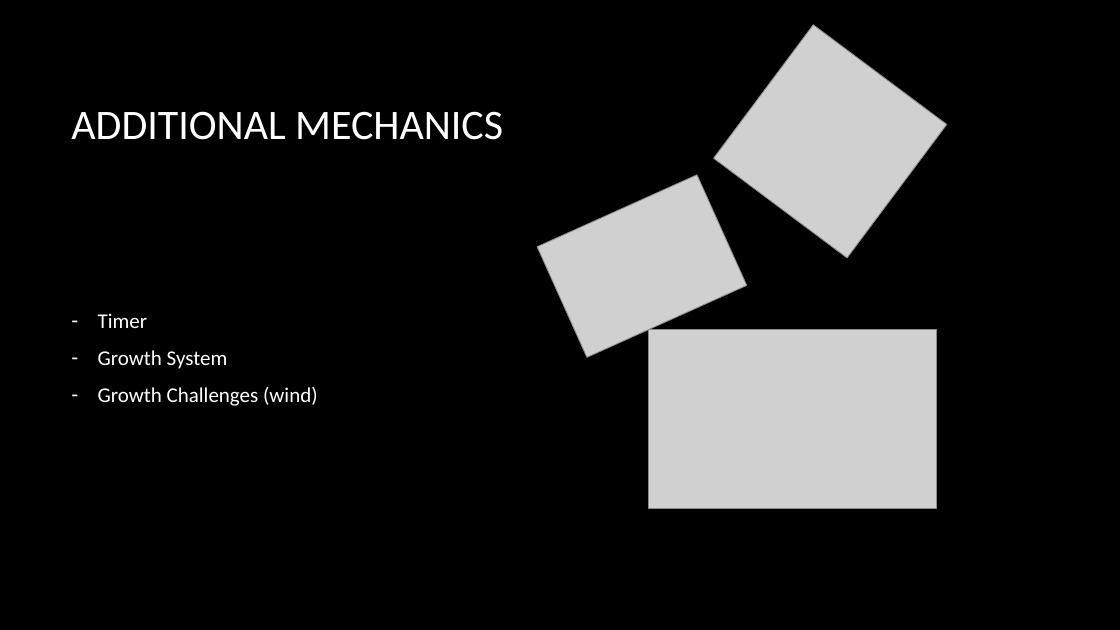
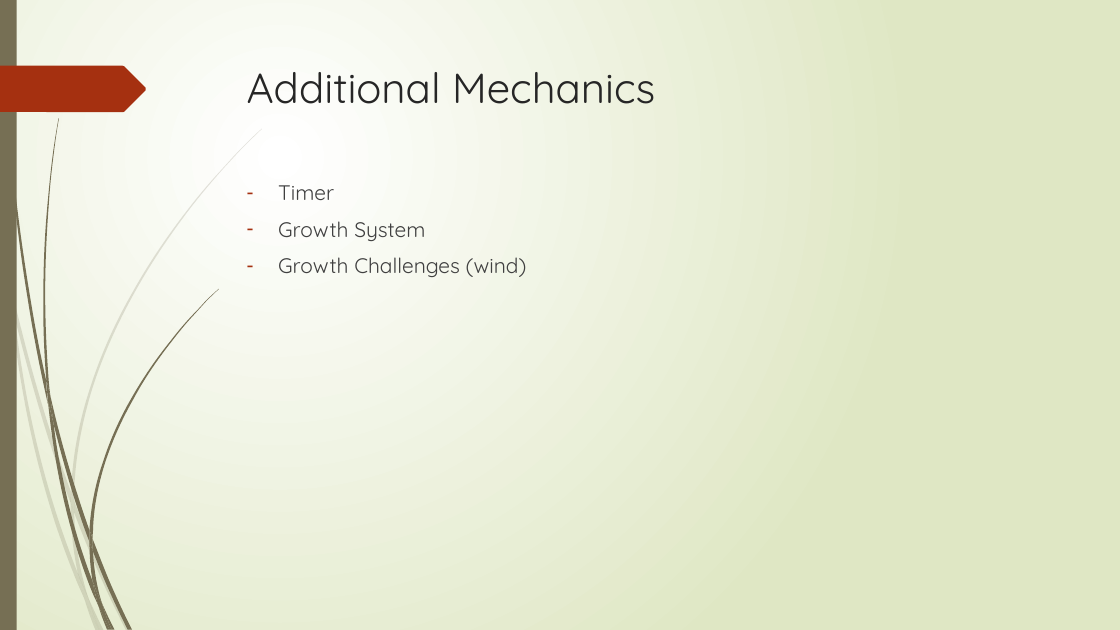
Before and after one commit to pompom2600/AGA312_Sep21, a slide deck: slide 4 of Olivia PT 2.pptx. Drawn at 1120x630 pixels with LibreOffice and Linux fonts; fonts in the diff are those of the drawing; grey boxes stand for pictures; background and template pictures are left out. Boxes give left, top, right and bottom in pixels: in the first picture for what was removed or moved away, otherwise in the second. Text is boxed around its words. In the diff, an @@ line names an element or a change of style, - is before the commit and + after.

```diff
--- a/Olivia PT 2.pptx
+++ b/Olivia PT 2.pptx
@@ background picture (left out) to gradient #FFFFFF to #DFE8C4 @@
@@ rectangle added at (x1=0, y1=0, x2=17, y2=630), fill #766F54 @@
@@ picture removed at (x1=714, y1=25, x2=947, y2=258) @@
@@ title "Additional Mechanics" at (x1=247, y1=72, x2=655, y2=104): vertical alignment middle to top @@
@@ freeform shape added at (x1=0, y1=66, x2=146, y2=112), fill #A53010 @@
@@ title at (x1=247, y1=72, x2=655, y2=104): text changed; font Calibri to Quicksand; text colour #FFFFFF to #262626 @@
-ADDITIONAL MECHANICS
+Additional Mechanics
@@ text "Timer" moved from (x1=98, y1=313, x2=318, y2=406) to (x1=278, y1=185, x2=527, y2=277) @@
@@ text "Timer" at (x1=278, y1=185, x2=527, y2=277): font Calibri to Quicksand, text colour #FFFFFF to #404040; indent changed; bullet colour #FFFFFF to #A53010; vertical alignment middle to top @@
@@ picture removed at (x1=537, y1=175, x2=747, y2=358) @@
@@ picture removed at (x1=649, y1=330, x2=937, y2=508) @@
@@ group added at (x1=0, y1=129, x2=262, y2=630): 10 freeform shapes @@
@@ group added at (x1=3, y1=0, x2=218, y2=630): 12 freeform shapes @@
```
Also in this commit, not shown: 4 other slides changed, 14 other files.
